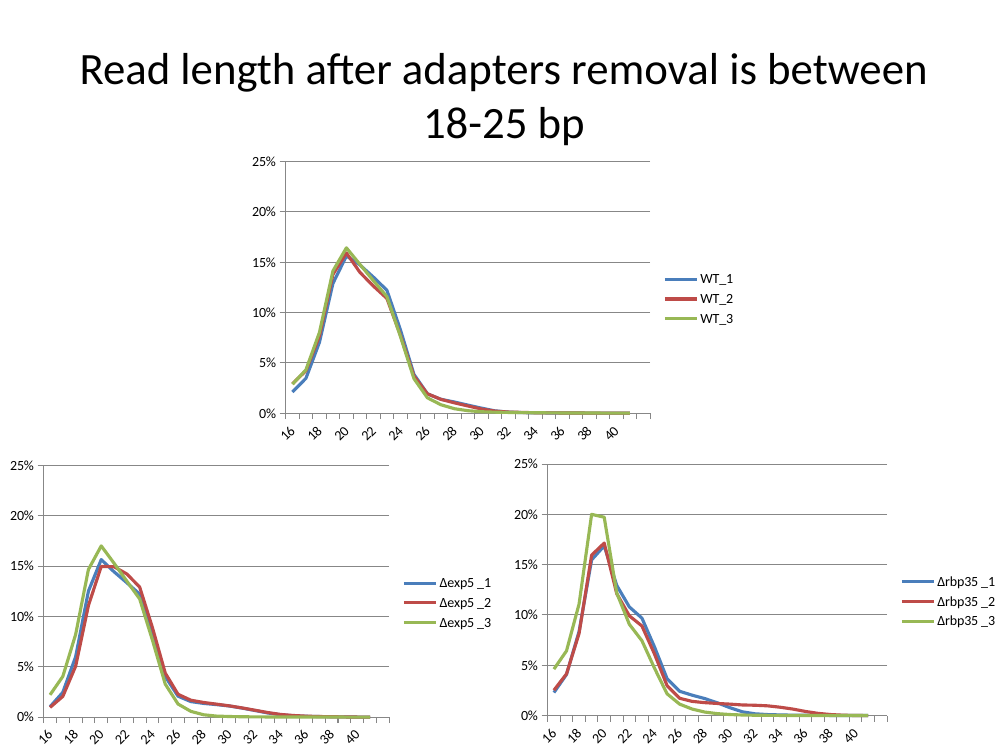
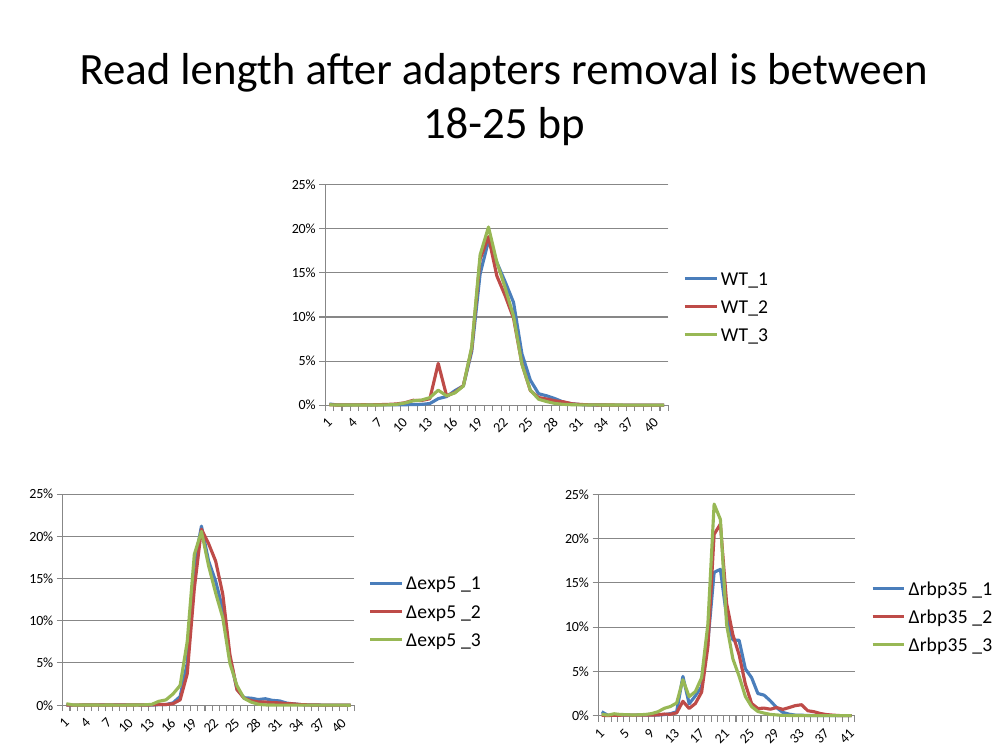
Before and after one commit to wilkinsonlab/m-oryzae-polya, a slide deck: slide 11 of doc/small/small_presentation.pptx. Drawn at 1008x756 pixels with LibreOffice and Linux fonts; fonts in the diff are those of the drawing. Boxes give left, top, right and bottom in pixels: in the first picture for what was removed or moved away, otherwise in the second. Text is boxed around its words. In the diff, an @@ line names an element or a change of style, - is before the commit and + after.

Commit message:
full length

```diff
--- a/doc/small/small_presentation.pptx
+++ b/doc/small/small_presentation.pptx
@@ line chart at [282, 171, 784, 442] @@
-categories: 16, 17, 18, 19, 20, 21, 22, 23, 24, 25, 26, 27, 28, 29, 30, 31, 32, 33, 34, 35, 36, 37, 38, 39, 40, 41, 
+categories: 1, 2, 3, 4, 5, 6, 7, 8, 9, 10, 11, 12, 13, 14, 15, 16, 17, 18, 19, 20, 21, 22, 23, 24, 25, 26, 27, 28, 29, 30, 31, 32, 33, 34, 35, 36, 37, 38, 39, 40, 41
-WT_1: 0.021, 0.035, 0.07, 0.129, 0.156, 0.147, 0.135, 0.122, 0.083, 0.039, 0.019, 0.014, 0.011, 0.008, 0.005, 0.002, 0.001, 0.001, 0, 0, 0, 0, 0, 0, 0, 0, -
+WT_1: 0.001, 0, 0, 0, 0, 0, 0, 0, 0, 0, 0.001, 0.001, 0.002, 0.007, 0.01, 0.016, 0.022, 0.061, 0.149, 0.186, 0.162, 0.14, 0.117, 0.058, 0.028, 0.013, 0.01, 0.007, 0.003, 0.001, 0.001, 0, 0, 0, 0, 0, 0, 0, 0, 0, 0
-WT_2: 0.029, 0.042, 0.077, 0.138, 0.159, 0.14, 0.126, 0.114, 0.078, 0.037, 0.019, 0.014, 0.01, 0.007, 0.004, 0.002, 0.001, 0.001, 0, 0, 0, 0, 0, 0, 0, 0, -
+WT_2: 0, 0, 0, 0, 0, 0, 0.001, 0.001, 0.001, 0.003, 0.005, 0.005, 0.007, 0.047, 0.01, 0.014, 0.022, 0.064, 0.166, 0.191, 0.147, 0.124, 0.098, 0.047, 0.017, 0.009, 0.007, 0.005, 0.004, 0.002, 0.001, 0, 0, 0, 0, 0, 0, 0, 0, 0, 0
-WT_3: 0.029, 0.043, 0.08, 0.141, 0.164, 0.148, 0.132, 0.116, 0.076, 0.034, 0.015, 0.008, 0.004, 0.002, 0.001, 0.001, 0.001, 0.001, 0, 0, 0, 0, 0, 0, 0, 0, -
+WT_3: 0, 0, 0, 0, 0, 0, 0, 0, 0.001, 0.002, 0.005, 0.006, 0.008, 0.017, 0.01, 0.014, 0.022, 0.066, 0.171, 0.202, 0.162, 0.133, 0.101, 0.046, 0.017, 0.007, 0.004, 0.002, 0.001, 0, 0, 0, 0, 0, 0, 0, 0, 0, 0, 0, 0
@@ legend changed @@
@@ line chart: place and size @@
-line chart at [242, 148, 746, 451]
+line chart at [282, 171, 784, 442]
@@ line chart at [20, 481, 496, 741] @@
-categories: 16, 17, 18, 19, 20, 21, 22, 23, 24, 25, 26, 27, 28, 29, 30, 31, 32, 33, 34, 35, 36, 37, 38, 39, 40, 41, 
+categories: 1, 2, 3, 4, 5, 6, 7, 8, 9, 10, 11, 12, 13, 14, 15, 16, 17, 18, 19, 20, 21, 22, 23, 24, 25, 26, 27, 28, 29, 30, 31, 32, 33, 34, 35, 36, 37, 38, 39, 40, 41
-∆exp5 _1: 0.01, 0.025, 0.06, 0.125, 0.157, 0.144, 0.134, 0.122, 0.084, 0.04, 0.021, 0.015, 0.014, 0.012, 0.011, 0.009, 0.007, 0.004, 0.002, 0.001, 0.001, 0.001, 0, 0, 0, 0, -
+∆exp5 _1: 0, 0, 0, 0, 0, 0, 0, 0, 0, 0, 0, 0, 0, 0.001, 0.001, 0.003, 0.01, 0.05, 0.167, 0.212, 0.171, 0.147, 0.114, 0.056, 0.019, 0.009, 0.008, 0.007, 0.008, 0.006, 0.005, 0.002, 0.002, 0.001, 0, 0, 0, 0, 0, 0, 0
-∆exp5 _2: 0.01, 0.021, 0.051, 0.111, 0.15, 0.149, 0.142, 0.129, 0.089, 0.044, 0.023, 0.017, 0.015, 0.013, 0.011, 0.009, 0.007, 0.005, 0.003, 0.002, 0.001, 0.001, 0, 0, 0, 0, -
+∆exp5 _2: 0, 0, 0, 0, 0, 0, 0, 0, 0, 0, 0, 0, 0, 0.001, 0.001, 0.002, 0.006, 0.037, 0.138, 0.209, 0.192, 0.171, 0.132, 0.06, 0.018, 0.008, 0.005, 0.004, 0.004, 0.003, 0.003, 0.002, 0.002, 0.001, 0, 0, 0, 0, 0, 0, 0
-∆exp5 _3: 0.022, 0.04, 0.082, 0.147, 0.17, 0.153, 0.135, 0.118, 0.077, 0.033, 0.013, 0.006, 0.002, 0.001, 0.001, 0, 0, 0, 0, 0, 0, 0, 0, 0, 0, 0, -
+∆exp5 _3: 0.002, 0, 0, 0, 0, 0, 0, 0, 0, 0, 0, 0, 0.001, 0.005, 0.006, 0.013, 0.023, 0.075, 0.179, 0.206, 0.165, 0.133, 0.103, 0.05, 0.023, 0.008, 0.004, 0.001, 0, 0, 0, 0, 0, 0, 0, 0, 0, 0, 0, 0, 0
@@ legend changed @@
@@ value axis changed @@
@@ line chart: place and size @@
-line chart at [0, 452, 504, 754]
+line chart at [20, 481, 496, 741]
@@ line chart at [556, 481, 1008, 752] @@
-categories: 16, 17, 18, 19, 20, 21, 22, 23, 24, 25, 26, 27, 28, 29, 30, 31, 32, 33, 34, 35, 36, 37, 38, 39, 40, 41, 
+categories: 1, 2, 3, 4, 5, 6, 7, 8, 9, 10, 11, 12, 13, 14, 15, 16, 17, 18, 19, 20, 21, 22, 23, 24, 25, 26, 27, 28, 29, 30, 31, 32, 33, 34, 35, 36, 37, 38, 39, 40, 41
-∆rbp35 _1: 0.023, 0.041, 0.084, 0.155, 0.169, 0.129, 0.108, 0.097, 0.068, 0.037, 0.024, 0.02, 0.017, 0.013, 0.008, 0.004, 0.002, 0.001, 0.001, 0, 0, 0, 0, 0, 0, 0, -
+∆rbp35 _1: 0.004, 0, 0, 0.001, 0.001, 0.001, 0.001, 0.001, 0.001, 0.001, 0.001, 0.002, 0.004, 0.044, 0.013, 0.022, 0.033, 0.083, 0.162, 0.165, 0.112, 0.086, 0.085, 0.053, 0.043, 0.025, 0.023, 0.017, 0.009, 0.004, 0.002, 0.001, 0, 0, 0, 0, 0, 0, 0, 0, 0
-∆rbp35 _2: 0.025, 0.041, 0.082, 0.159, 0.171, 0.121, 0.099, 0.089, 0.061, 0.03, 0.017, 0.014, 0.013, 0.012, 0.011, 0.011, 0.01, 0.01, 0.008, 0.006, 0.004, 0.002, 0.001, 0, 0, 0, -
+∆rbp35 _2: 0, 0, 0.001, 0.001, 0.001, 0, 0.001, 0.001, 0.001, 0.001, 0.002, 0.002, 0.003, 0.016, 0.008, 0.014, 0.027, 0.078, 0.205, 0.217, 0.127, 0.092, 0.069, 0.036, 0.014, 0.008, 0.009, 0.007, 0.009, 0.007, 0.009, 0.011, 0.012, 0.006, 0.004, 0.002, 0.001, 0.001, 0, 0, 0
-∆rbp35 _3: 0.046, 0.064, 0.111, 0.2, 0.197, 0.122, 0.091, 0.074, 0.047, 0.022, 0.011, 0.006, 0.003, 0.002, 0.001, 0.001, 0, 0, 0, 0, 0, 0, 0, 0, 0, 0, -
+∆rbp35 _3: 0.002, 0.001, 0.002, 0.001, 0.001, 0.001, 0.001, 0.001, 0.002, 0.004, 0.008, 0.01, 0.014, 0.041, 0.021, 0.027, 0.043, 0.104, 0.239, 0.222, 0.103, 0.064, 0.045, 0.022, 0.01, 0.005, 0.003, 0.001, 0.001, 0, 0, 0, 0, 0, 0, 0, 0, 0, 0, 0, 0
@@ legend changed @@
@@ line chart: place and size @@
-line chart at [504, 451, 1008, 753]
+line chart at [556, 481, 1008, 752]
```
Also in this commit, not shown: 18 other slides changed, 17 slides added, 6 slides removed, 3 other files.
